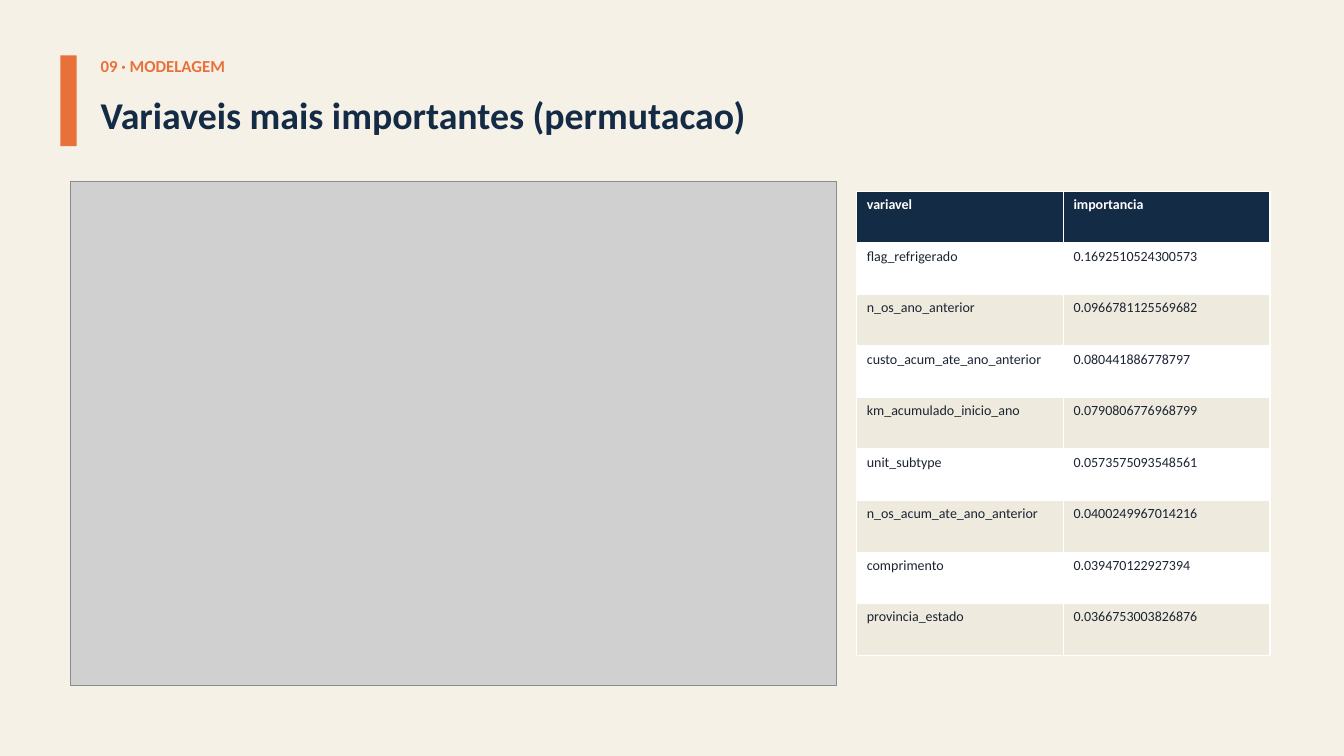
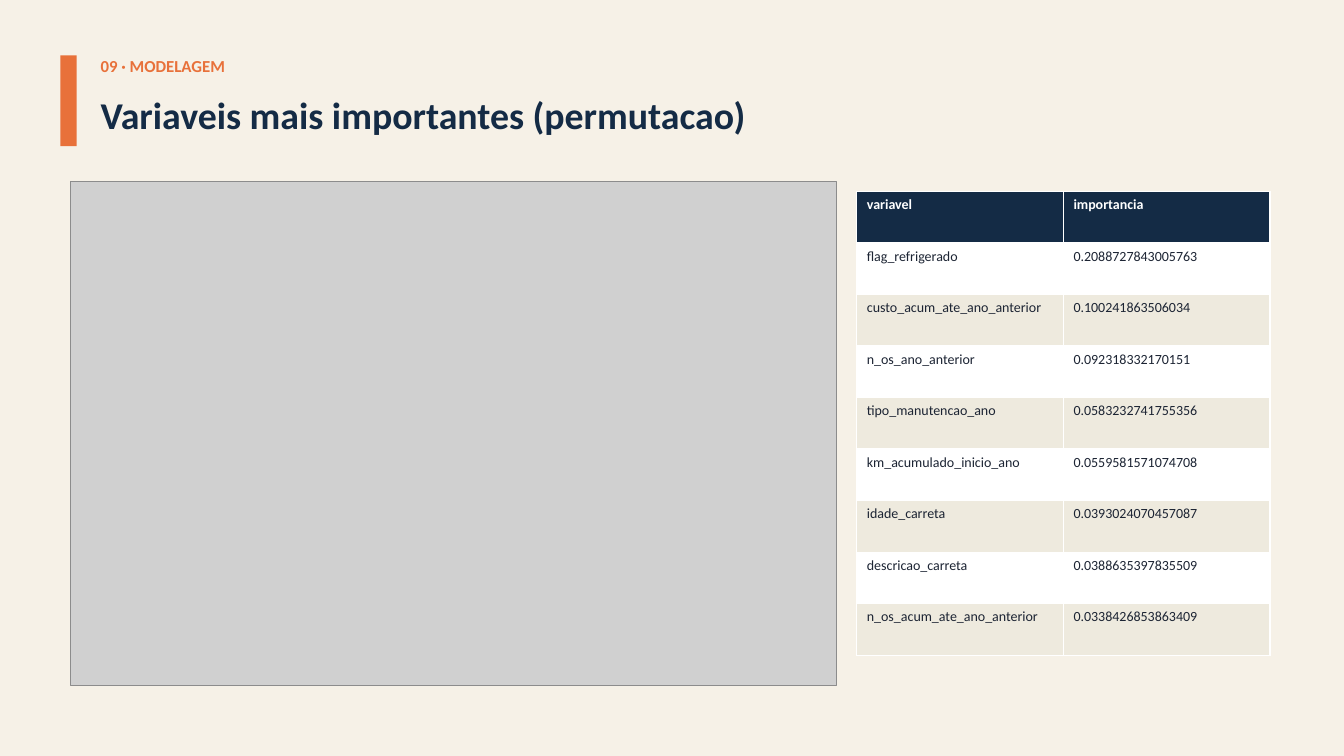
Before and after one commit to giovanicani/quatro_norte, a slide deck: slide 20 of docs/entregas/Apresentacao_QuatroNorte.pptx. Drawn at 1344x756 pixels with LibreOffice and Linux fonts; fonts in the diff are those of the drawing; grey boxes stand for pictures. Boxes give left, top, right and bottom in pixels: in the first picture for what was removed or moved away, otherwise in the second. Text is boxed around its words. In the diff, an @@ line names an element or a change of style, - is before the commit and + after.

```diff
--- a/docs/entregas/Apresentacao_QuatroNorte.pptx
+++ b/docs/entregas/Apresentacao_QuatroNorte.pptx
@@ table at (x1=857, y1=192, x2=1270, y2=655) @@
-row 2, column 2: 0.1692510524300573
+row 2, column 2: 0.2088727843005763
-row 3, column 1: n_os_ano_anterior
+row 3, column 1: custo_acum_ate_ano_anterior
-row 3, column 2: 0.0966781125569682
+row 3, column 2: 0.100241863506034
-row 4, column 1: custo_acum_ate_ano_anterior
+row 4, column 1: n_os_ano_anterior
-row 4, column 2: 0.080441886778797
+row 4, column 2: 0.092318332170151
-row 5, column 1: km_acumulado_inicio_ano
+row 5, column 1: tipo_manutencao_ano
-row 5, column 2: 0.0790806776968799
+row 5, column 2: 0.0583232741755356
-row 6, column 1: unit_subtype
+row 6, column 1: km_acumulado_inicio_ano
-row 6, column 2: 0.0573575093548561
+row 6, column 2: 0.0559581571074708
-row 7, column 1: n_os_acum_ate_ano_anterior
+row 7, column 1: idade_carreta
-row 7, column 2: 0.0400249967014216
+row 7, column 2: 0.0393024070457087
-row 8, column 1: comprimento
+row 8, column 1: descricao_carreta
-row 8, column 2: 0.039470122927394
+row 8, column 2: 0.0388635397835509
-row 9, column 1: provincia_estado
+row 9, column 1: n_os_acum_ate_ano_anterior
-row 9, column 2: 0.0366753003826876
+row 9, column 2: 0.0338426853863409
```
Also in this commit, not shown: 7 other slides changed, 40 other files.
